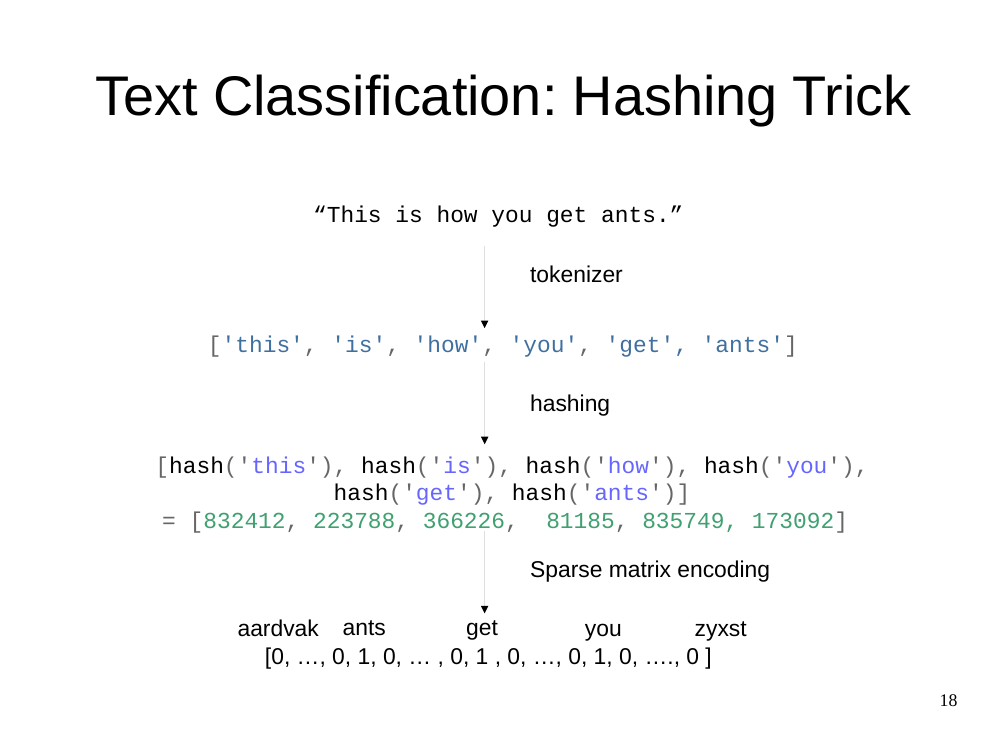
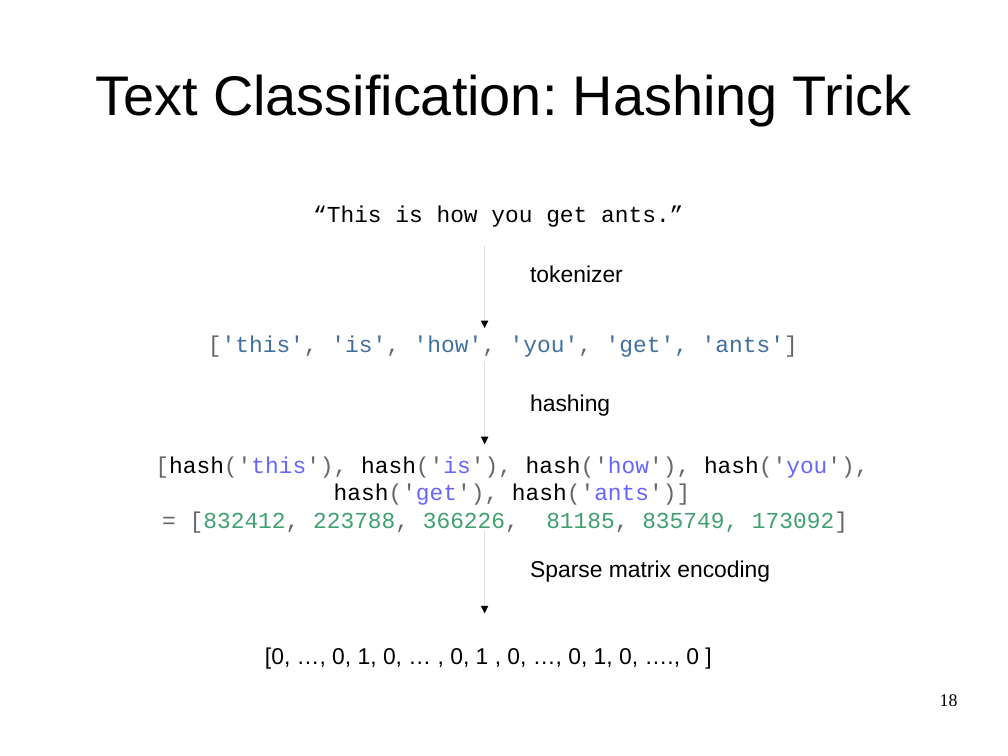
Before and after one commit to amueller/talks_odt, a slide deck: slide 18 of large-scale-non-linear-learning-pygotham-2015.odp. Drawn at 1008x756 pixels with LibreOffice and Linux fonts; fonts in the diff are those of the drawing. Boxes give left, top, right and bottom in pixels: in the first picture for what was removed or moved away, otherwise in the second. Text is boxed around its words. In the diff, an @@ line names an element or a change of style, - is before the commit and + after.

```diff
--- a/large-scale-non-linear-learning-pygotham-2015.odp
+++ b/large-scale-non-linear-learning-pygotham-2015.odp
@@ group removed at bbox=[238, 619, 747, 641]: 5 texts @@
-ants
-get
-you
-aardvak
-zyxst
```
Also in this commit, not shown: 4 other files.
